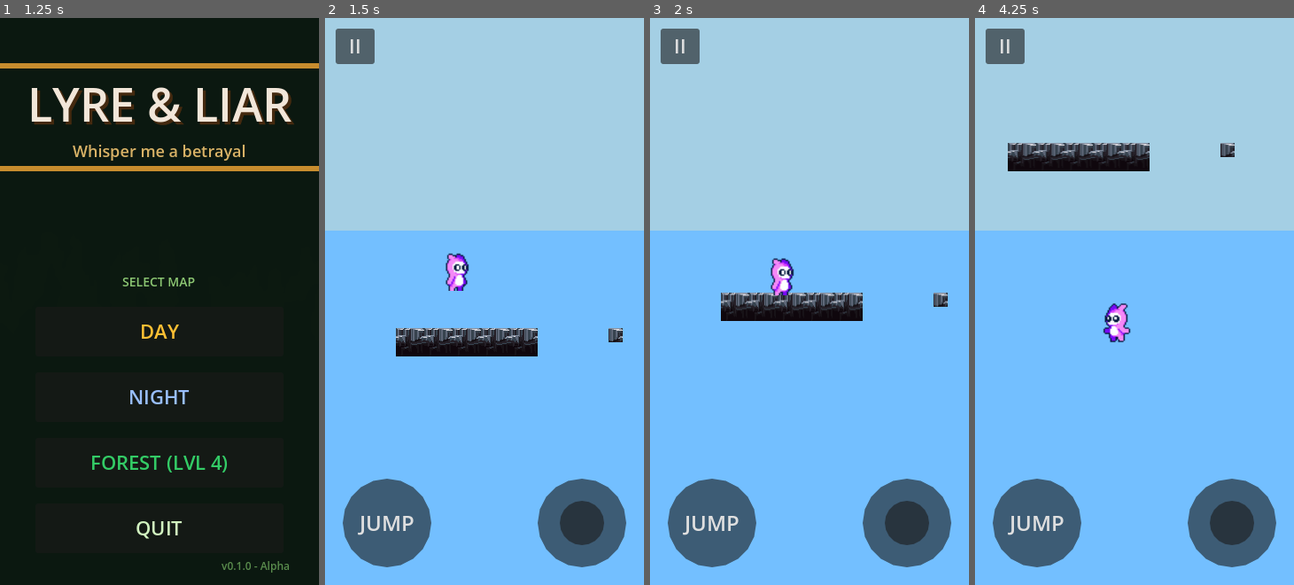
Above: before the commit, frames 1-4 (left to right).
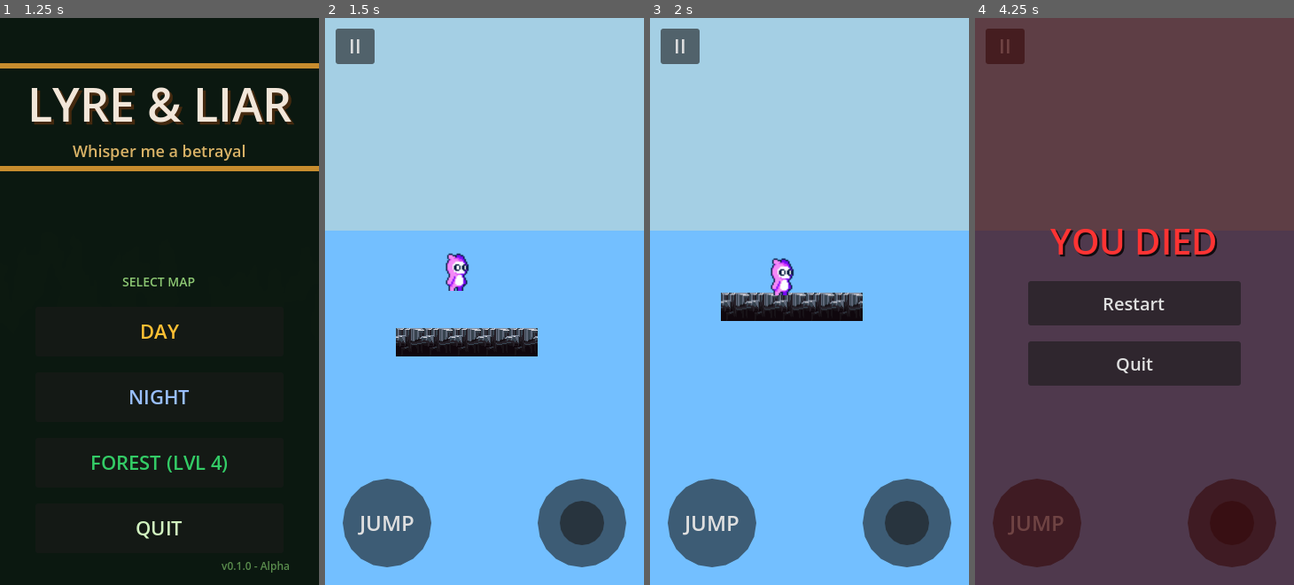
Above: after the commit, the same moments.

Repository: sachindu-dev/Lyre-Liar
Game: Godot game, scene res://scenes/main_menu.tscn
Same seed, same stepped clock (60 frames per second), same inputs: the game is played once before the commit and once after it.
Inputs (mouse positions are in pixels of both pictures, inside the frame that each line leads up to):
- Up to frame 1 (1.25 s): click "SINGLE PLAYER" at 0.5 s
- Up to frame 2 (1.5 s): click "DAY" at 1.25 s
- Up to frame 3 (2 s): no input
- Up to frame 4 (4.25 s): tap Enter (ui_accept) at 2, 2.27 s; move the mouse to (1204, 273) at 2.02 s; hold Right (ui_right) 2.03-2.75 s; click (1204, 273) at 2.17 s; drag from (1070, 329) to (1118, 414) at 2.77 s; move the mouse to (1166, 176) at 3.52 s; hold Left (ui_left) from 3.53 s (still down)

Frame 1 is identical in both runs. In frame 2, 0.1% of the frame differs, in the area x 88-94%, y 54-58%; in frame 3, 0.1%; in frame 4, 100%, in the area x 0-100%, y 0-100%.

Commit message:
feat: add level_1 and level_2 scene files with tiled environments

Diff:
--- a/scenes/level_1.tscn
+++ b/scenes/level_1.tscn
@@ -1257,7 +1257,7 @@
 rendering_quadrant_size = 25
 collision_animatable = true
 format = 2
-layer_0/tile_data = PackedInt32Array(393271, 917505, 24, 393272, 983041, 24, 393273, 917505, 24, 393274, 983041, 24, 393275, 917505, 24, 1638405, 983041, 23, 1703941, 983041, 24, 1638406, 917505, 23, 1703942, 917505, 24, 1638407, 983041, 23, 1703943, 983041, 24, 1638408, 917505, 23, 1703944, 917505, 24, 1638409, 983041, 23, 1703945, 983041, 24, 1638410, 917505, 23, 1703946, 917505, 24, 1638411, 983041, 23, 1703947, 983041, 24, 1638412, 917505, 23, 1703948, 917505, 24, 1638413, 983041, 23, 1703949, 983041, 24, 1638414, 917505, 23, 1703950, 917505, 24, 1638420, 917505, 23, 1703962, 917505, 23, 1769498, 917505,  …(2607 unchanged characters)…
+layer_0/tile_data = PackedInt32Array(1638405, 983041, 23, 1703941, 983041, 24, 1638406, 917505, 23, 1703942, 917505, 24, 1638407, 983041, 23, 1703943, 983041, 24, 1638408, 917505, 23, 1703944, 917505, 24, 1638409, 983041, 23, 1703945, 983041, 24, 1638410, 917505, 23, 1703946, 917505, 24, 1638411, 983041, 23, 1703947, 983041, 24, 1638412, 917505, 23, 1703948, 917505, 24, 1638413, 983041, 23, 1703949, 983041, 24, 1638414, 917505, 23, 1703950, 917505, 24, 1703962, 917505, 23, 1769498, 917505,  …(2607 unchanged characters)…
 
 [node name="SpawnPoints" type="Node2D" parent="." unique_id=43142000]
 
--- a/scenes/level_2.tscn
+++ b/scenes/level_2.tscn
@@ -1142,4 +1142,4 @@
 rendering_quadrant_size = 25
 collision_animatable = true
 format = 2
-layer_0/tile_data = PackedInt32Array(393271, 917505, 24, 393272, 983041, 24, 393273, 917505, 24, 393274, 983041, 24, 393275, 917505, 24, 1638405, 983041, 23, 1703941, 983041, 24, 1638406, 917505, 23, 1703942, 917505, 24, 1638407, 983041, 23, 1703943, 983041, 24, 1638408, 917505, 23, 1703944, 917505, 24, 1638409, 983041, 23, 1703945, 983041, 24, 1638410, 917505, 23, 1703946, 917505, 24, 1638411, 983041, 23, 1703947, 983041, 24, 1638412, 917505, 23, 1703948, 917505, 24, 1638413, 983041, 23, 1703949, 983041, 24, 1638414, 917505, 23, 1703950, 917505, 24, 1638420, 917505, 23, 1703962, 917505, 23, 1769498, 917505,  …(2607 unchanged characters)…
+layer_0/tile_data = PackedInt32Array(1638405, 983041, 23, 1703941, 983041, 24, 1638406, 917505, 23, 1703942, 917505, 24, 1638407, 983041, 23, 1703943, 983041, 24, 1638408, 917505, 23, 1703944, 917505, 24, 1638409, 983041, 23, 1703945, 983041, 24, 1638410, 917505, 23, 1703946, 917505, 24, 1638411, 983041, 23, 1703947, 983041, 24, 1638412, 917505, 23, 1703948, 917505, 24, 1638413, 983041, 23, 1703949, 983041, 24, 1638414, 917505, 23, 1703950, 917505, 24, 1703962, 917505, 23, 1769498, 917505,  …(2607 unchanged characters)…
